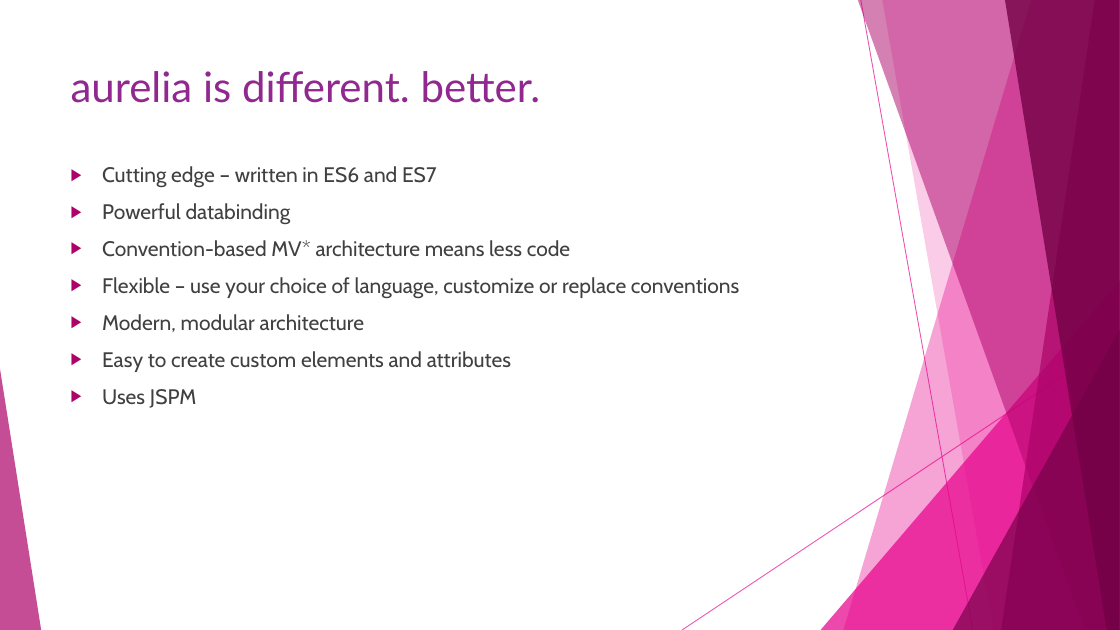
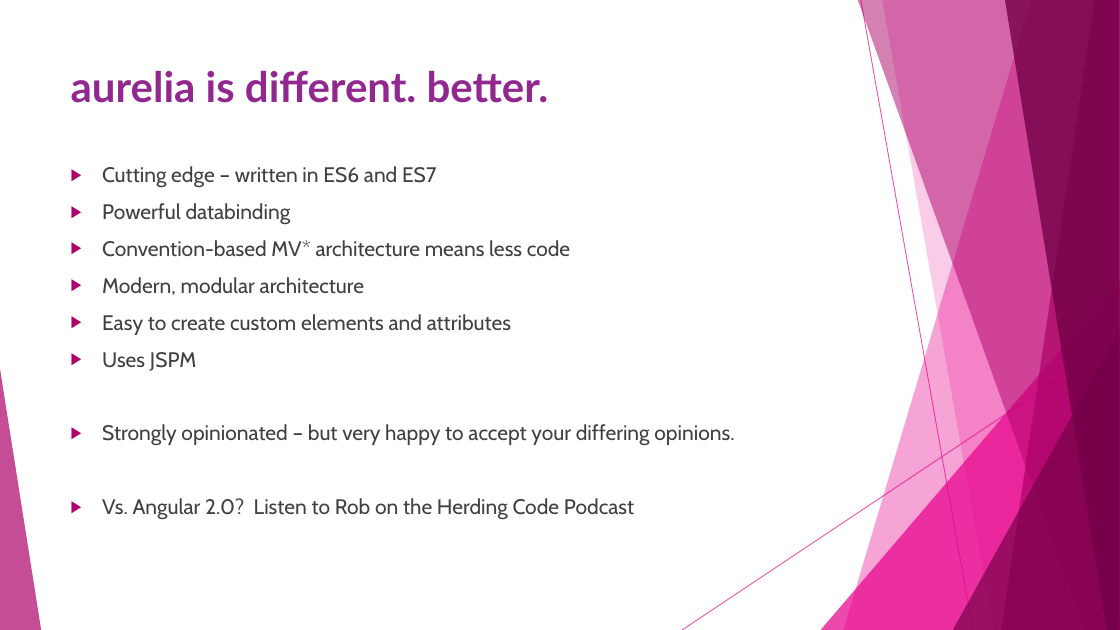
Before and after one commit to cabarney/Meet-Aurelia-Talk, a slide deck: slide 4 of Slides.pptx. Drawn at 1120x630 pixels with LibreOffice and Linux fonts; fonts in the diff are those of the drawing; background and template pictures are left out. Boxes give left, top, right and bottom in pixels: in the first picture for what was removed or moved away, otherwise in the second. Text is boxed around its words. In the diff, an @@ line names an element or a change of style, - is before the commit and + after.

Commit message:
Finish slides

```diff
--- a/Slides.pptx
+++ b/Slides.pptx
@@ title "aurelia is different. better." at <box>71,70,549,103</box>: bold on @@
@@ text at <box>102,277,739,299</box>: paragraph removed @@
-▶ Flexible – use your choice of language, customize or replace conventions
@@ text at <box>102,424,734,520</box>: paragraphs added @@
+▶ Strongly opinionated – but very happy to accept your differing opinions.
+▶ Vs. Angular 2.0? Listen to Rob on the Herding Code Podcast
```
Also in this commit, not shown: 4 other slides changed.
